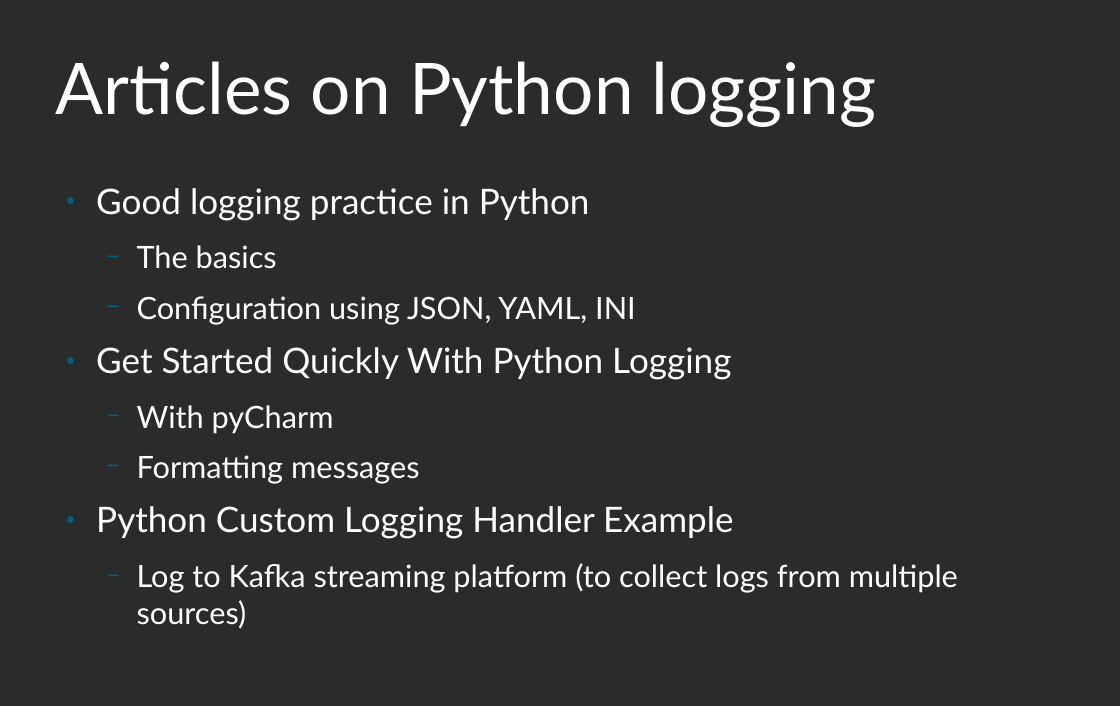
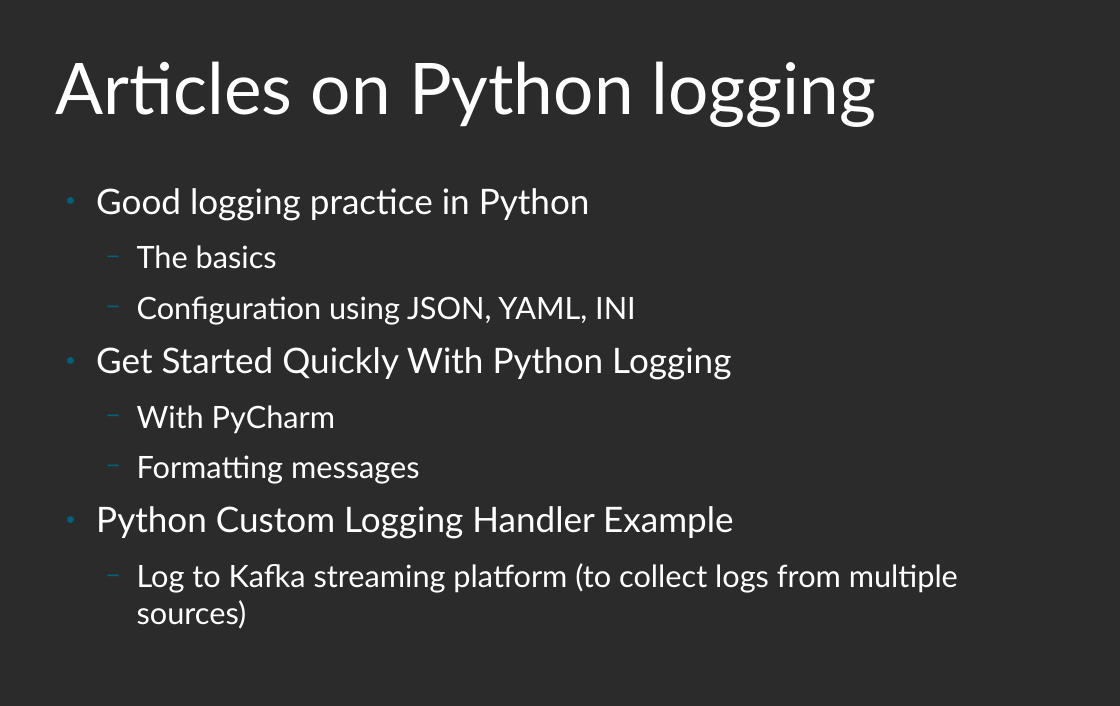
Before and after one commit to roskakori/talks, a slide deck: slide 13 of pygraz/helpful_logging_with_python/Helpful logging with Python.odp (slide 12 before the commit). Drawn at 1120x706 pixels with LibreOffice and Linux fonts; fonts in the diff are those of the drawing; background and template pictures are left out; a plain dark background stands for a picture behind light text. Boxes give left, top, right and bottom in pixels: in the first picture for what was removed or moved away, otherwise in the second. Text is boxed around its words. In the diff, an @@ line names an element or a change of style, - is before the commit and + after.

```diff
--- a/pygraz/helpful_logging_with_python/Helpful logging with Python.odp
+++ b/pygraz/helpful_logging_with_python/Helpful logging with Python.odp
@@ text at (x1=137, y1=405, x2=336, y2=434): text changed @@
-  − With pyCharm
+  − With PyCharm
```
Also in this commit, not shown: 15 other slides changed, 7 slides added, 6 other files.
